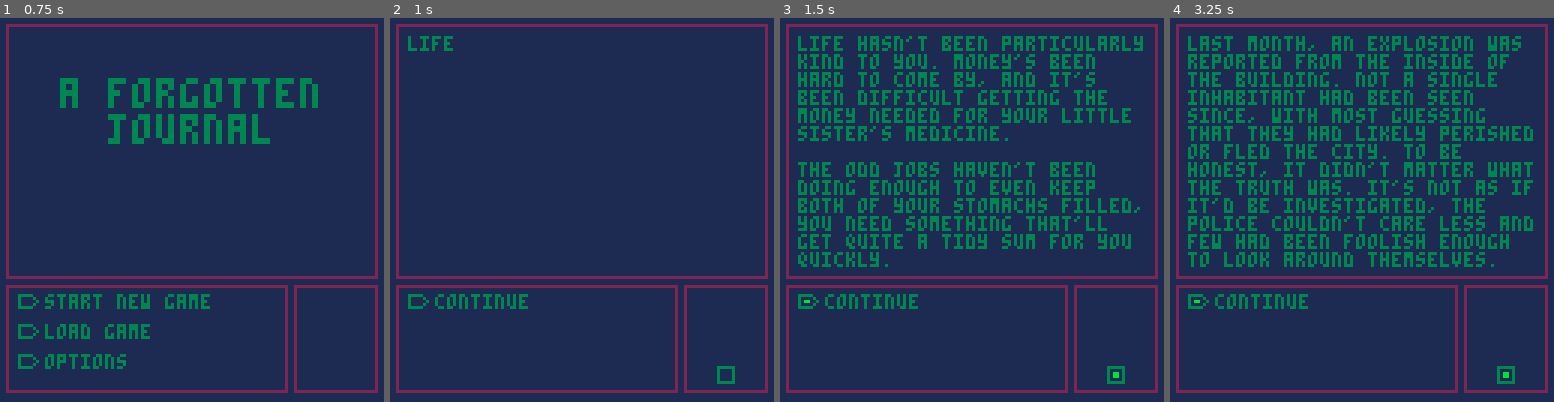
Above: before the commit, frames 1-4 (left to right).
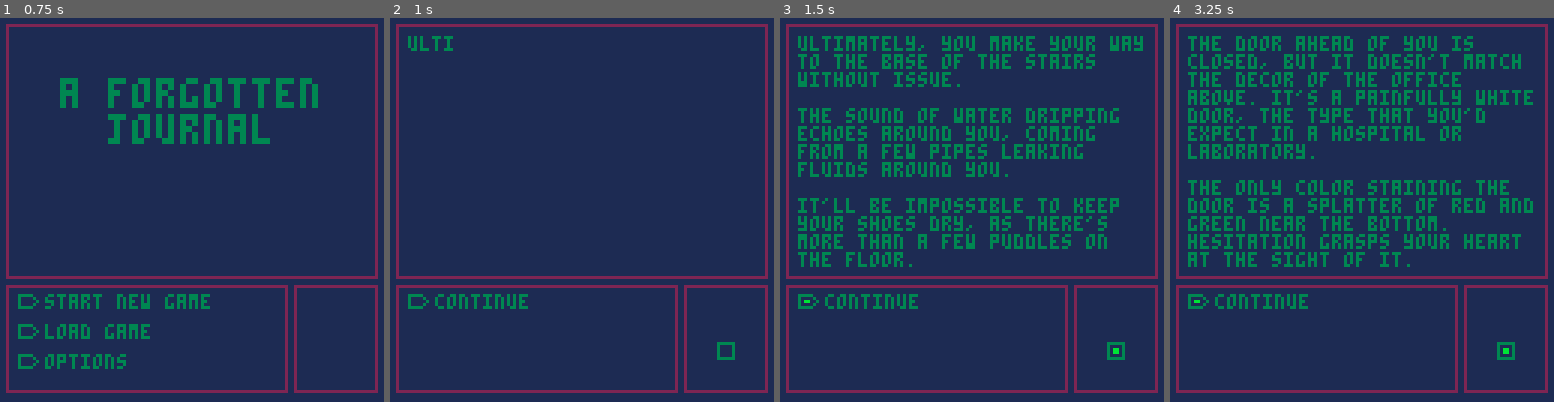
Above: after the commit, the same moments.

Repository: NeoTheSilent/A-Forgotten-Journal
Game: PICO-8 cartridge evastory.p8
Same seed, same stepped clock (60 frames per second), same inputs: the game is played once before the commit and once after it.
Inputs:
- Up to frame 1 (0.75 s): tap X (X key) at 0.33 s; tap O (Z key) at 0.7 s
- Up to frame 2 (1 s): no input
- Up to frame 3 (1.5 s): tap X (X key) at 1.07 s
- Up to frame 4 (3.25 s): hold Right 1.6-2.1 s; tap O (Z key) every 0.4 s from 1.7 to 2.9 s; tap X (X key) at 1.85, 2.97 s; hold Up 2.15-2.42 s; hold Right 2.47-3.03 s; hold Left from 3.08 s (still down)

Frame 1 is identical in both runs. In frame 2, 0.4% of the frame differs, in the area x 4-90%, y 4-96%; in frame 3, 14%; in frame 4, 15%, in the area x 4-95%, y 4-96%.

Commit message:
1.16.4
1.16.4 - Finalized the condensing of the code with the removal of comments and shortening of variable names. Wiki is only missing the Events and Title pages, and is otherwise complete. Minor bug fixes have been created, please see issues for more. We should see the continued progress of the story in 1.17, though I intend to also revisit other dialogue in old rooms as well.

Diff:
--- a/evastory.p8
+++ b/evastory.p8
@@ -3,8 +3,7 @@
 __lua__
 -- default functions
 function _init()
-
-proom=2
+proom=5
 tcheck=true
 tpick=0
 clr={2,3,1}
@@ -34,6 +33,7 @@
 --
 sbs=1
 btime=0
+delay=0
 bmap={001,002}
 bsel={003,004}
 bup={005,006}
@@ -243,16 +243,21 @@
 }
 
 cdial=s[proom].m[1]
-
 end
 
 function _update()
+if delay>0 then
+	delay-=1
+end
 
 if scrl<#sdial(cdial) then
 	scrl+=0.5
- if btnp(5) then
+ if btnp(5) and delay==0 then
+ 	delay=10
 		scrl=#sdial(cdial)
 	end
+elseif scrl>#sdial(cdial) then
+	scrl=0
 end
 
 if btime>0 then
@@ -277,7 +280,7 @@
 then
 	titlescreen()
 else
- dialogue(s[proom])
+ dial(s[proom])
 	grid()
 end
 
@@ -389,16 +391,14 @@
 -->8
 -- dialogue page
 
-function dialogue(item)
-
+function dial(i)
 if csel then
-	ddial(item.b[dsel],
-	vsub[proom][dsel]==0,1)
+	ddial(i.b[dsel],vsub[proom][dsel]==0)
 else
 	if vroom[proom]==0 then
 		lock=true
 	end
-	ddial(item.m,lock)
+	ddial(i.m,lock)
 end
 
 if btnp(4) and scrl==#sdial(cdial) then
@@ -406,140 +406,33 @@
 	lock=not lock
 	csel=not csel
 end
-
-choices(item)
-
-end
-
-function ddial(item,binary,branch)
-		--[[
-		we use this to determine if we should
-		go through the entire dialogue,
-		or if the player has already read it.
-
-		if binary is true, then we haven't
-		seen the dialogue yet and should
-		display it all. otherwise, just
-		skip to the last part.
-		]]--
-		if binary
-	 then
-		--[[
-		for our various dialogue options,
-		it's important to ensure that the
-		system knows what our current
-		dialogue is. thus, we have it
-		set so it'll always initialize
-		to the 'start', and we can simply
-		update it as we go along.
-		]]--
-	cdial=item[imv]
-	print(sub(sdial(cdial),1,scrl),6,6,clr[2])
-
-	sound(sdial(cdial))
-		--[[
-		we have it set so the dialogue can
-		only be advanced once we have reached
-		the end of the paragraph, and that
-		the button is pressed.
-  ]]--
-	if btnp(4)	and scrl==#sdial(item[imv]) then
-		--[[
-		once we move to the next
-		paragraph, we should start from
-		the beginning of the next
-		sentence, hence we reset the
-		textscroll, which dictates
-		where we are in the sentence.
-		]]--
-	scrl=0
-		--[[
-		next, we check if we're about
-		to reach the end of the current
-		dialogue.	if we're not, then
-		we'll continue moving through
-		the paragraphs.
-
-		otherwise, if we're about to
-		finish, then we'll tell the
-		program that it's time to
-		adjust	our variables to get
-		ready for allowing the player
-		to make choices again.
-
-		notably: with how the program
-		works, in one iteration of the
-		loops, it will never display
-		the final part of our dialogue.
-
-		this is intentional, as for the
-		main dialogue, once the program
-		completes, it will then update
-		our numbers and the program will
-		run again, this time seeing
-		that it should only run the last
-		line of dialogue and nothing else.
-
-		this creates a seemless line
-		that ensures we go straight from
-		second to last to last without
-		any issues for the main dialogue.
-
-		it also ensures that we will
-		display the last main dialogue
-		after we finish making a choice,
-		giving us something to always
-		go back to.
-
-		for the branching dialogue, it
-		also works just fine as we can
-		use that last line of dialogue
-		to simply be used as a
-		'reinvestigation' note, i.e
-		after a player checks the same
-		point again, it'll display
-		a short message for the player
-		to understand that they have
-		everything.
-
-		we're also able to run
-		our events here to ensure that
-		our various checks are being
-		updated.
-		]]--
-			if #item-1>imv
-			then
-				imv+=1
+choices(i)
+end
+
+function ddial(i,b)
+if b then
+cdial=i[imv]
+	if btnp(4)	and scrl==#sdial(i[imv]) then
+ 	scrl=0
+		if #i-1>imv then
+			imv+=1
+		else
+			if csel then
+				events()
+				csel=false
 			else
-				if branch
-				then
-					events()
-					csel=false
-				else
-					vroom[proom]=1
-				end
-				imv=1
-				lock=false
+			 vroom[proom]=1
 			end
+			imv=1
+			lock=false
 		end
-	else
-		--[[
-		if the binary is false, it
-		means that we've seen this
-		dialogue before and we can
-		skip straight to the end
-		without fear.
-
-		the only thing we should do
-		is display the dialogue, and
-		if we're in a branch, then
-		we should run the event just
-		in case.
-		]]--
-		cdial=item[#item]
-		print(sub(sdial(cdial),1,scrl),6,6,clr[2])
-		sound(sdial(cdial))
-	end
+	end
+else
+	cdial=i[#i]
+end
+
+print(sub(sdial(cdial),1,scrl),6,6,clr[2])
+sound(sdial(cdial))
 end
 -->8
 -- event tracker
@@ -597,11 +490,13 @@
 	if dsel==1 then
 		jrnl[1]=1
 	elseif dsel==2 then
-		meds+=1
-		s[5].b[2]={
-			"thinking about it more, you decide to pocket them for now, as you might forget about it when you're getting ready to leave. you pocket the medicine with that, putting them in your satchel.",
-			"you check the various desks some more, but there doesn't seem to be anything else worth taking right now."}
-	 vsub[5][2]=0
+		if meds<2 then
+		 meds+=1
+		 s[5].b[2]={
+			 "thinking about it more, you decide to pocket them for now, as you might forget about it when you're getting ready to leave. you pocket the medicine with that, putting them in your satchel.",
+			 "you check the various desks some more, but there doesn't seem to be anything else worth taking right now."}
+	  vsub[5][2]=0
+	 end
 	elseif dsel==5 then
 		proom=4
 	elseif dsel==6 and key2==1 then
